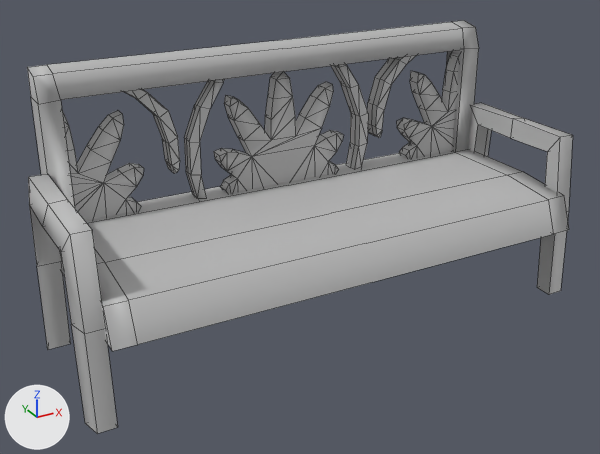
The FBX model Assets/_DEFINITIVE/Island_3x3/Museum/Props/Models/SM_Bench.fbx: old version first, new version second.
Before and after are seen from a camera (50 mm lens) standing at (-0.0167, -0.0289, 0.0189) and looking at (-0.001, -0.0003, 0.0046). The axes (+X, +Y, +Z) are drawn at lower left. The lights are the same throughout. Mesh edges are drawn as thin lines. Objects named as collision shapes, trigger or cutter boxes, shadow casters or lower levels of detail are left out. Where no turn or scale is listed for an object, it has been applied to the vertices.

In view in the first picture: 'SM_Bench_LOD0'.
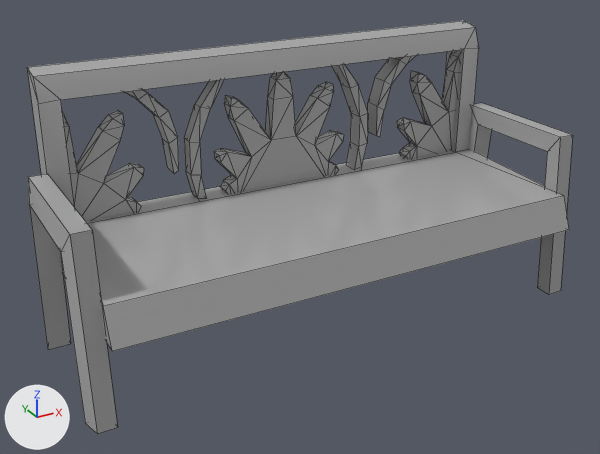
Boxes (x1, y1, x2, y2) around the edits, measured in the pictures (600 x 454 px):
'SM_Bench_LOD0', recoloured, surface changed, reshaped
    both: (27, 20, 573, 434)
part 1 of me_mesh_001, cut back
    before: (27, 20, 573, 434)
    after: (211, 65, 455, 157)

The change, as a list of edits to the scene's bpy script:
```text
Change mat_m_bench:
    mat_m_bench.base_color: (0.5, 0.5, 0.5) -> (0.4, 0.4, 0.4)  # grey #bcbcbc -> grey #aaaaaa
    mat_m_bench.roughness: 0.5 -> 0.0
Change me_mesh_001:
    used by ob_sm_bench_lod0; location = (0.0, -0.00022, 0.0)
    remove me_mesh_001.from_pydata(...)  # 525 vertices, 603 faces; spans x -0.0116..0.0116, y -0.0042..0.0042, z 0.0..0.0117
    add me_mesh_001.from_pydata(...)  # 290 vertices, 428 faces; spans x -0.0115..0.0115, y -0.0042..0.0042, z 0.0..0.0117
    me_mesh_001 part 1: 4 vertices moved within x -0.0027..0.0027, y 0.0033..0.0041, z 0.0108; 237 vertices removed from x -0.0116..0.0116, y -0.0042..0.0042, z 0.0..0.0117; 2 vertices added at x 0.0098..0.01, y 0.0033..0.0038, z 0.0047..0.0048
```
